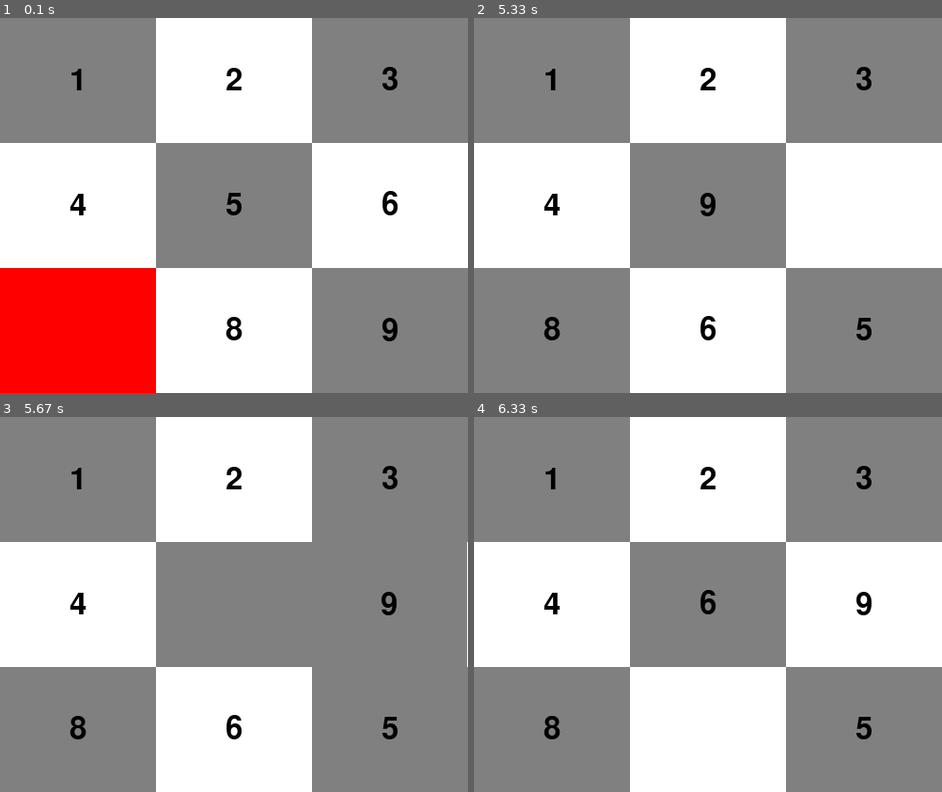
Above: before the commit, frames 1-4 (two rows, left to right).
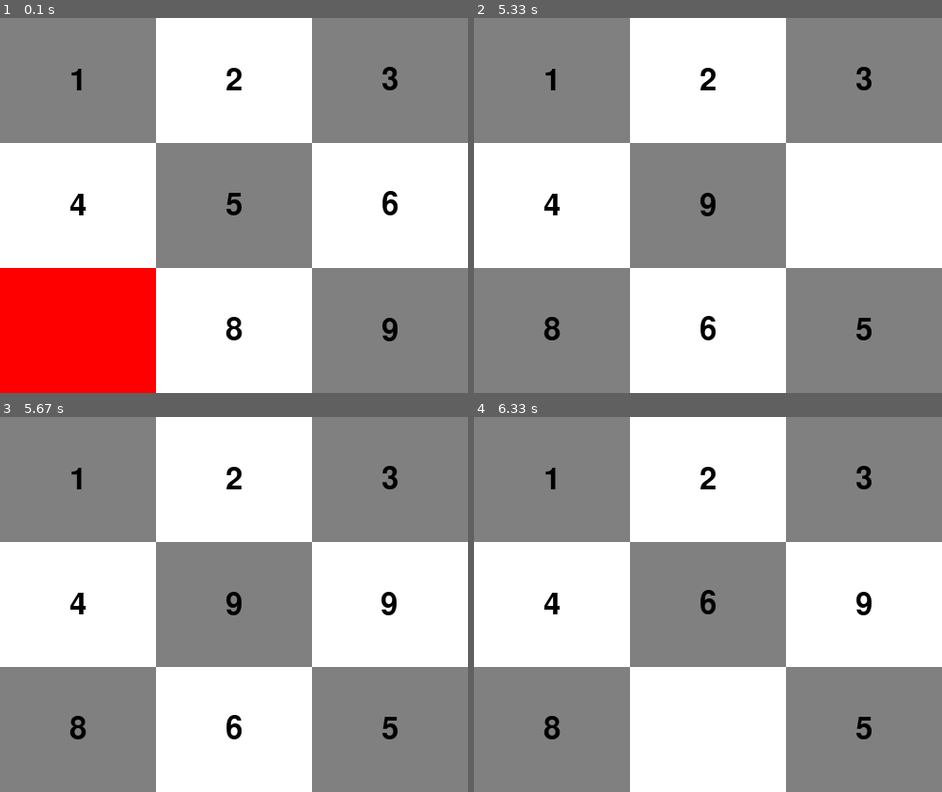
Above: after the commit, the same moments.

Repository: Rutrus/puzzle-pygame
Game: pygame game, started from move.py
Two runs of this game, one before a commit and one after it. Both use one fixed random seed, a clock stepped at 60 frames per second and the inputs below.
Inputs:
- Up to frame 1 (0.1 s): no input
- Up to frame 2 (5.33 s): hold Right 0.33-0.8 s; hold Left 1.83-2.37 s; hold Down 2.4-2.87 s; hold Left 2.9-3.4 s; hold Up 3.43-3.85 s; hold Right 3.88-4.52 s; hold Down 4.55-4.97 s; hold Left from 5 s (still down)
- Up to frame 3 (5.67 s): release Left at 5.57 s; hold Right from 5.6 s (still down)
- Up to frame 4 (6.33 s): release Right at 6.07 s; hold Up from 6.1 s (still down)

Frames 1-2 are identical in both runs. In frame 3, 11% of the frame differs, in the area x 48-100%, y 33-67%; in frame 4, nothing differs.

Commit message:
Clean movement

Diff:
--- a/move.py
+++ b/move.py
@@ -96,7 +96,8 @@
         for i in range(a,b,5*exp):
             rectTexto.centerx = i
             rectCuadro.centerx = i
-            pygame.draw.rect(DISPLAY, getColor(x0,y0), rectCuadro)
+            redrawBoard(x0,y0)
+            redrawBoard(x1,y1)
             DISPLAY.blit(texto0,rectTexto)
             pygame.display.flip()
     else:
@@ -107,8 +108,8 @@
         for i in range(a,b,5*exp):
             rectTexto.centery = i
             rectCuadro.centery = i
-            pygame.draw.rect(DISPLAY, getColor(x0,y0), rectCuadro)
-            #pygame.draw.rect(DISPLAY, GREY, rectTexto)
+            redrawBoard(x0,y0)
+            redrawBoard(x1,y1)
             DISPLAY.blit(texto0,rectTexto)
             pygame.display.flip()
 
